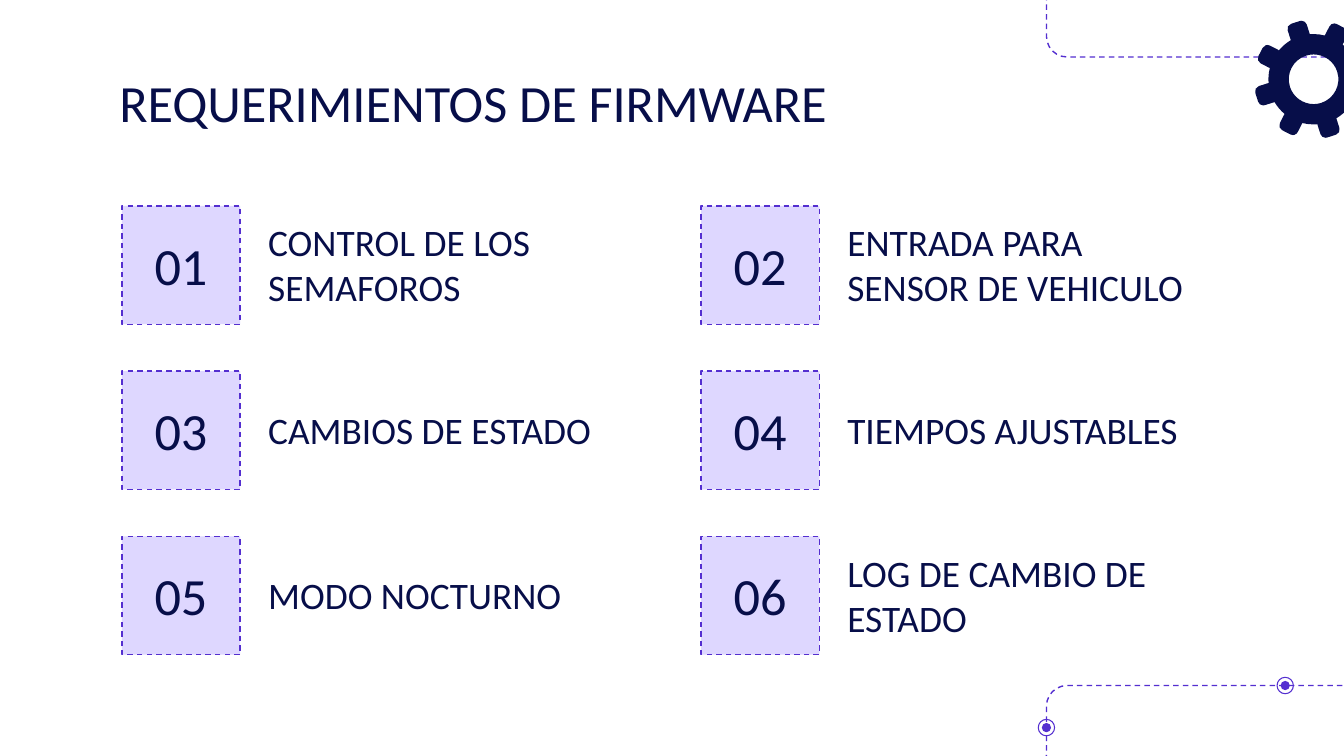
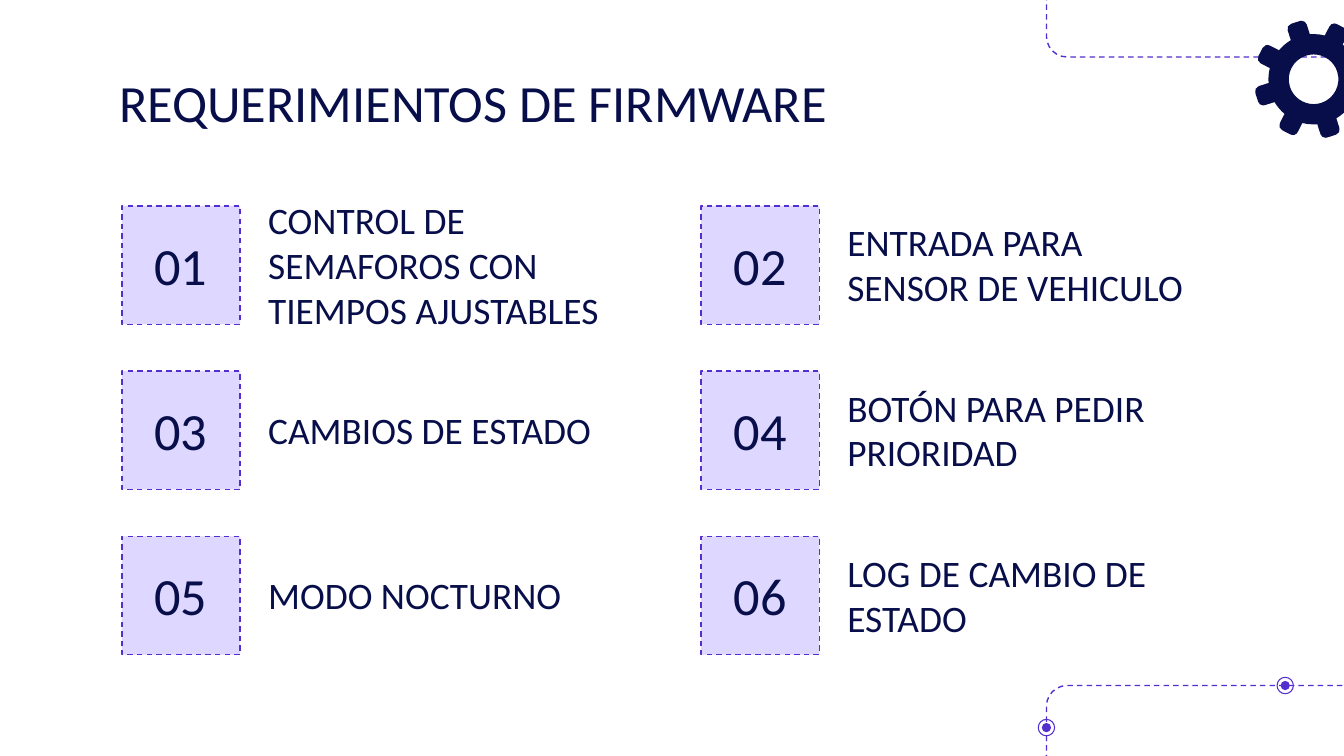
Before and after one commit to MetByEnt/Proy_LP1_2026_1, a slide deck: slide 2 of Expo_Requerimientos[1].pptx. Drawn at 1344x756 pixels with LibreOffice and Linux fonts; fonts in the diff are those of the drawing. Boxes give left, top, right and bottom in pixels: in the first picture for what was removed or moved away, otherwise in the second. Text is boxed around its words. In the diff, an @@ line names an element or a change of style, - is before the commit and + after.

```diff
--- a/Expo_Requerimientos[1].pptx
+++ b/Expo_Requerimientos[1].pptx
@@ subtitle at box(268, 209, 599, 325): text changed @@
-CONTROL DE LOS SEMAFOROS
+CONTROL DE SEMAFOROS CON TIEMPOS AJUSTABLES
@@ subtitle at box(847, 391, 1144, 467): text changed @@
-TIEMPOS AJUSTABLES
+BOTÓN PARA PEDIR PRIORIDAD
```
Also in this commit, not shown: 1 other slide changed, 2 other files.
